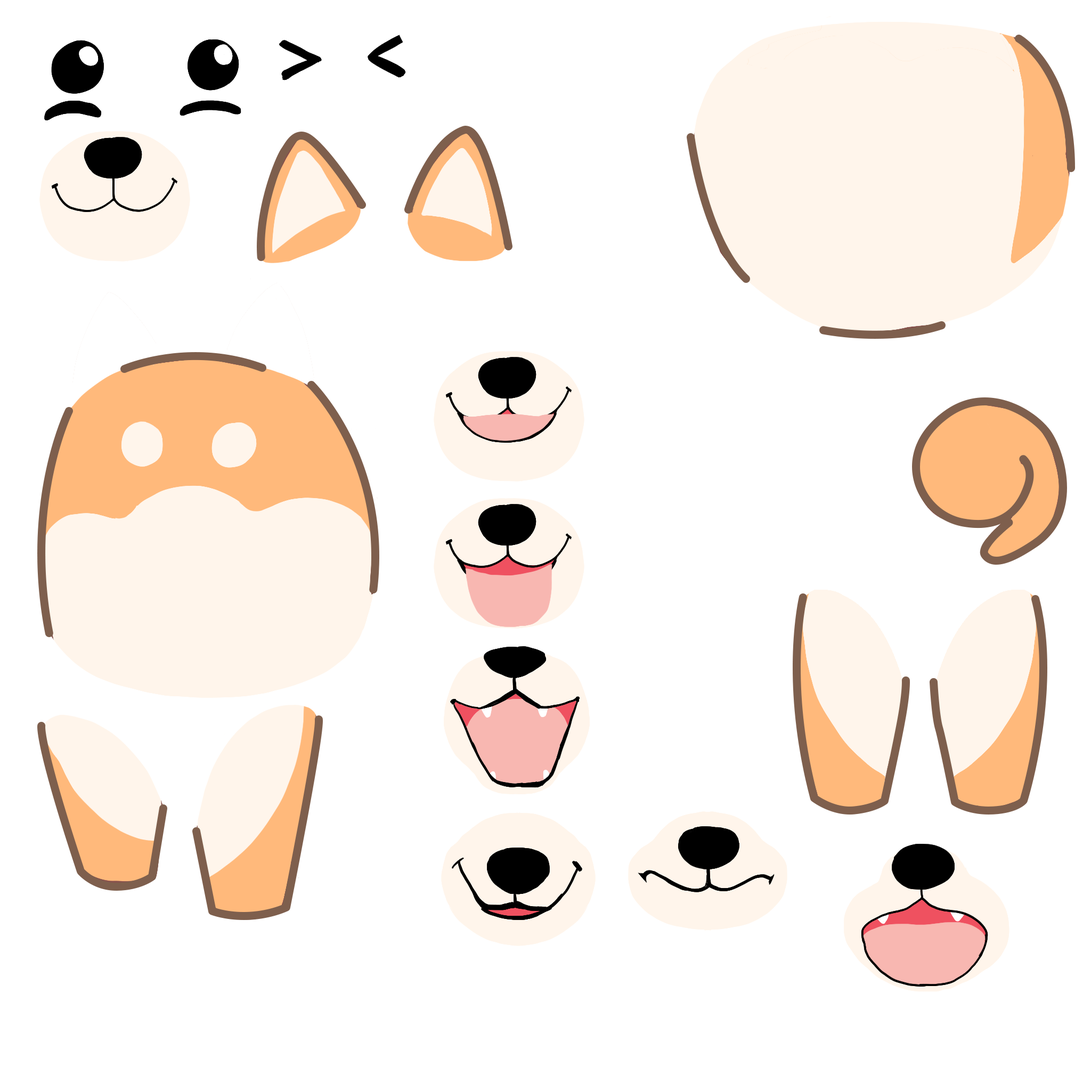
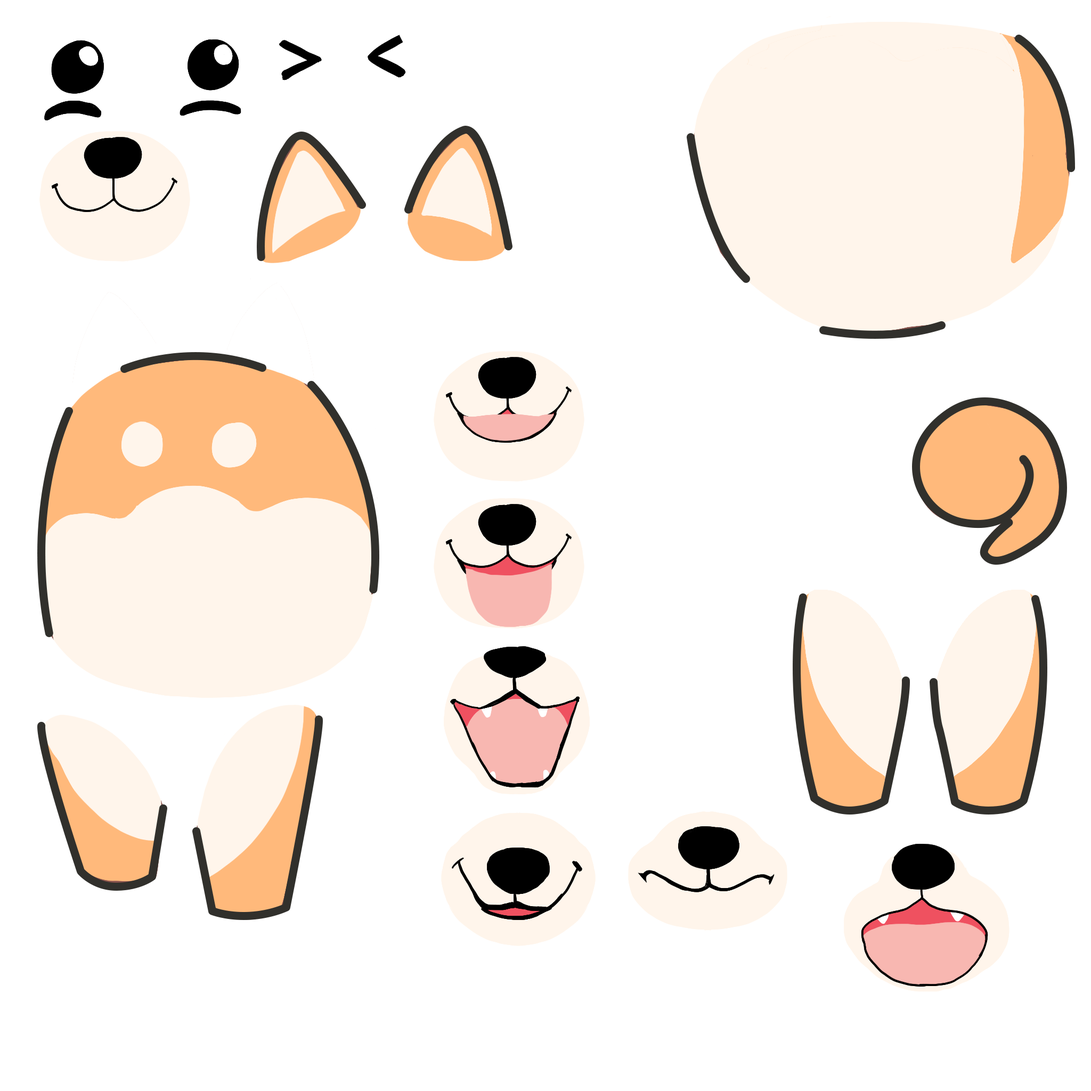
Layered file, before and after one edit (w=1091, h=1091). Changes by layer:
painted on "Shape 13" over [1015,34,1076,173]
painted on "Shape 12" over [819,321,947,339]
painted on "Shape 11" over [686,133,751,284]
painted on "Shape 10" over [404,125,513,251]
painted on "Shape 9" over [256,131,367,262]
painted on "Shape 8" over [912,397,1068,565]
painted on "Shape 7" over [930,595,1048,815]
painted on "Shape 6" over [793,593,911,815]
painted on "Shape 5" over [192,715,323,921]
painted on "Shape 4" over [37,722,168,892]
painted on "Shape 3" over [37,407,74,638]
painted on "Shape 2" over [307,381,380,594]
painted on "Shape 1" over [120,352,267,374]
